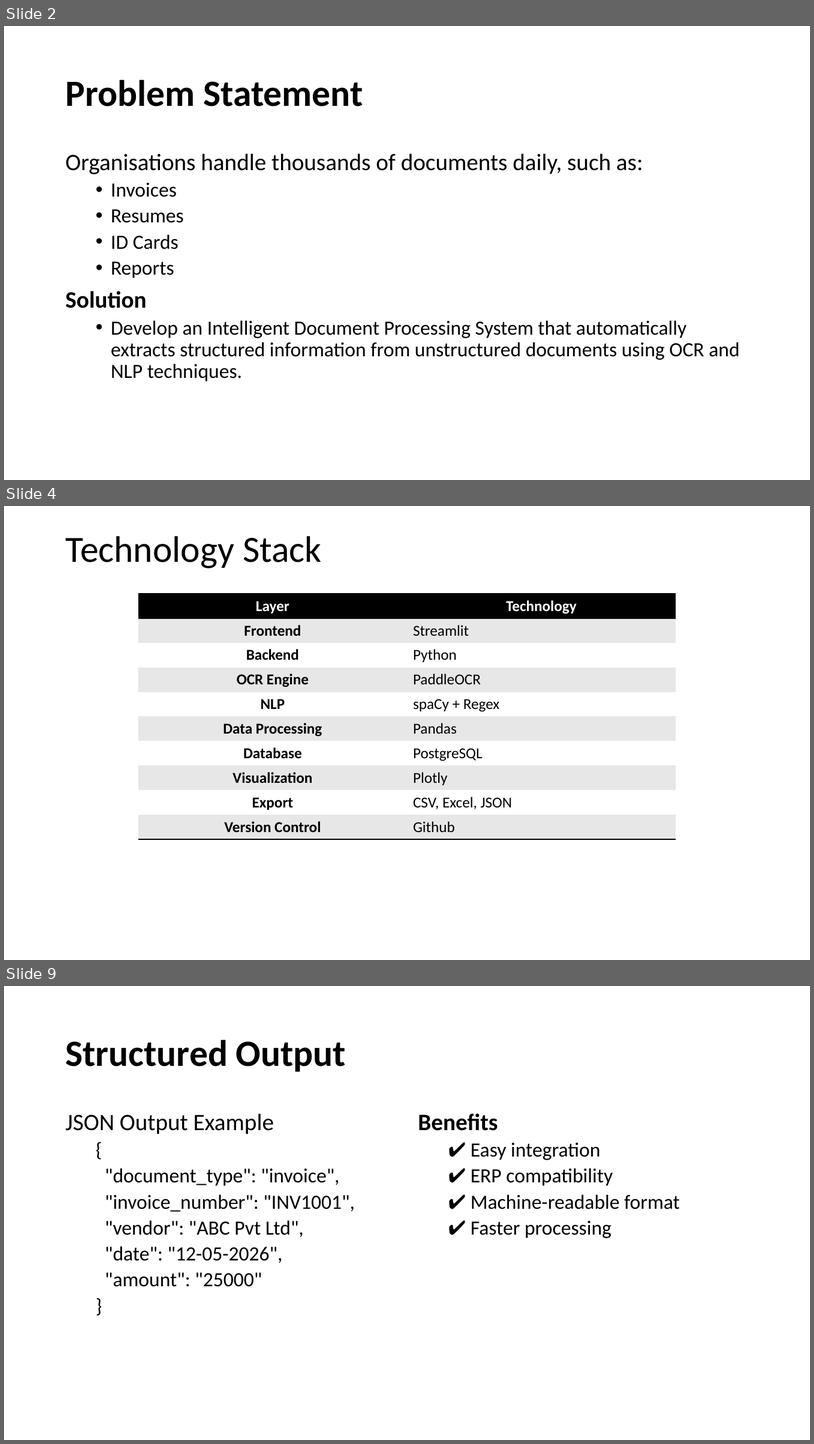
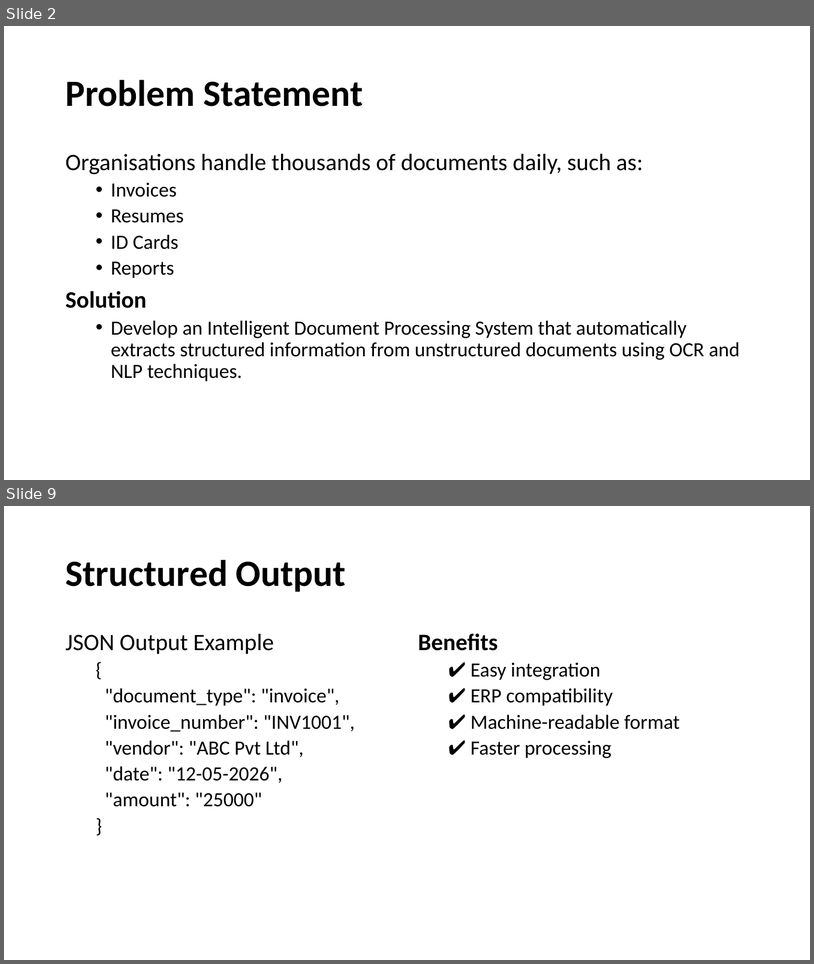
Before and after one commit to dev-prasath/IDP-System-AI, a slide deck: INTELLIGENT DOCUMENT PROCESSING SYSTEM.pptx. Shown one above the other, each under a label of ours: slides 2, 4 and 9 before the commit, slides 2 and 9 after it; the slides between them are not shown. The pictures are 814x1444 and 814x964 pixels, drawn with LibreOffice and Linux fonts; fonts in the diff are those of the drawing. Boxes give left, top, right and bottom in pixels: in the first picture for what was removed or moved away, otherwise in the second. Text is boxed around its words. In the diff, an @@ line names an element or a change of style, - is before the commit and + after.

```diff
--- a/INTELLIGENT DOCUMENT PROCESSING SYSTEM.pptx
+++ b/INTELLIGENT DOCUMENT PROCESSING SYSTEM.pptx
@@ slide 4 removed at bbox=[4, 506, 810, 960], background #FFFFFF @@
@@ title removed at bbox=[65, 536, 322, 568] @@
-Technology Stack
@@ table removed at bbox=[138, 594, 675, 839], 10 rows, 2 columns @@
-Layer | Technology
-Frontend | Streamlit
-Backend | Python
-OCR Engine | PaddleOCR
-NLP | spaCy + Regex
-Data Processing | Pandas
-Database | PostgreSQL
-Visualization | Plotly
-Export | CSV, Excel, JSON
-Version Control | Github
```
Also in this commit, not shown: 4 slides changed, 4 slides added, 2 other slides removed, 7 other files.
